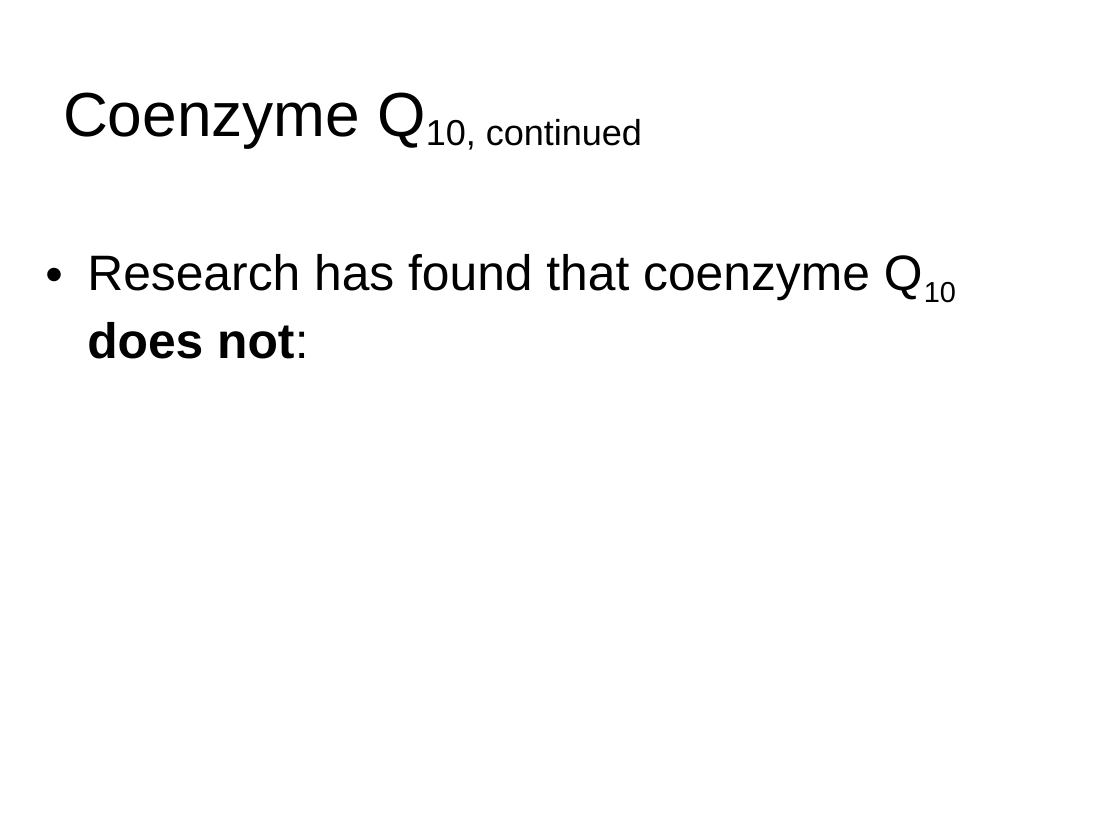
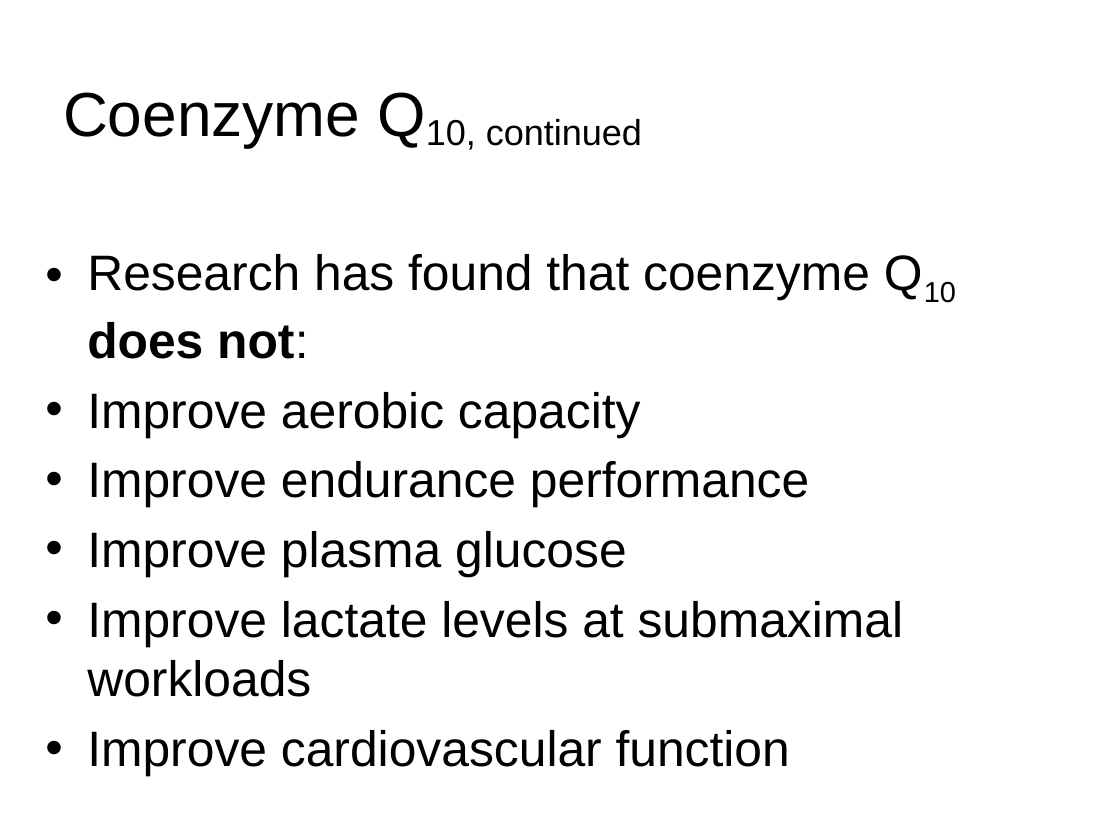
Before and after one commit to Chaos-Actual/1012, a slide deck: slide 15 of lecture notes ergogenic aids part 2 week 11.pptx. Drawn at 1120x840 pixels with LibreOffice and Linux fonts; fonts in the diff are those of the drawing. Boxes give left, top, right and bottom in pixels: in the first picture for what was removed or moved away, otherwise in the second. Text is boxed around its words. In the diff, an @@ line names an element or a change of style, - is before the commit and + after.

```diff
--- a/lecture notes ergogenic aids part 2 week 11.pptx
+++ b/lecture notes ergogenic aids part 2 week 11.pptx
@@ text at [87, 392, 904, 777]: paragraphs added @@
+• Improve aerobic capacity
+• Improve endurance performance
+• Improve plasma glucose
+• Improve lactate levels at submaximal workloads
+• Improve cardiovascular function
```
Also in this commit, not shown: 18 other slides changed.
